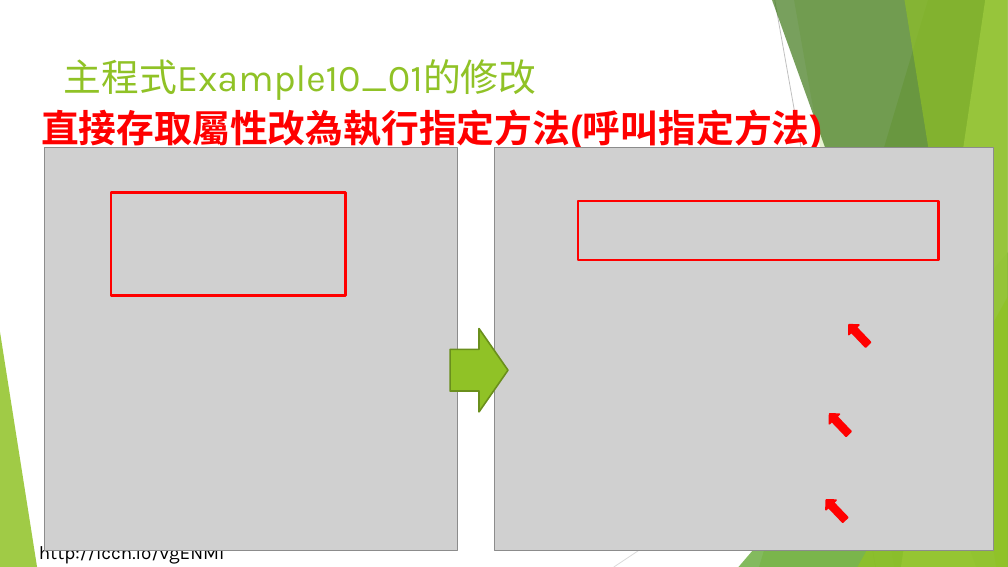
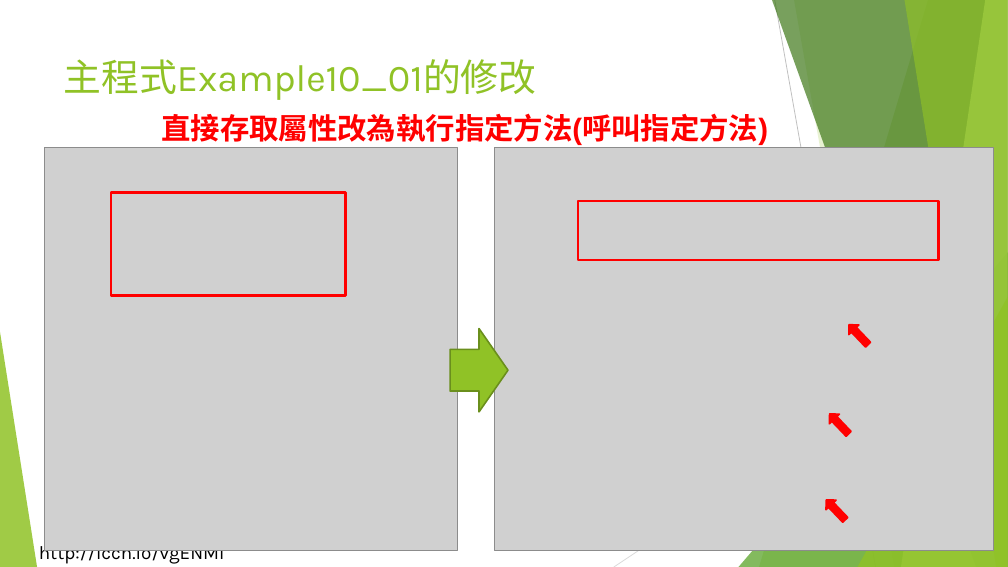
Before and after one commit to liulawsi/My_PPTs, a slide deck: slide 23 of LCC/Java/10_物件導向程式設計.pptx. Drawn at 1008x567 pixels with LibreOffice and Linux fonts; fonts in the diff are those of the drawing; grey boxes stand for pictures; background and template pictures are left out. Boxes give left, top, right and bottom in pixels: in the first picture for what was removed or moved away, otherwise in the second. Text is boxed around its words. In the diff, an @@ line names an element or a change of style, - is before the commit and + after.

```diff
--- a/LCC/Java/10_物件導向程式設計.pptx
+++ b/LCC/Java/10_物件導向程式設計.pptx
@@ text "直接存取屬性改為執行指定方法(呼叫指定方法)" moved from (x1=41, y1=103, x2=822, y2=152) to (x1=161, y1=113, x2=768, y2=148) @@
@@ text "直接存取屬性改為執行指定方法(呼叫指定方法)" at (x1=161, y1=113, x2=768, y2=148): size 36 to 28 pt @@
```
Also in this commit, not shown: 10 other slides changed, 1 slide added.
